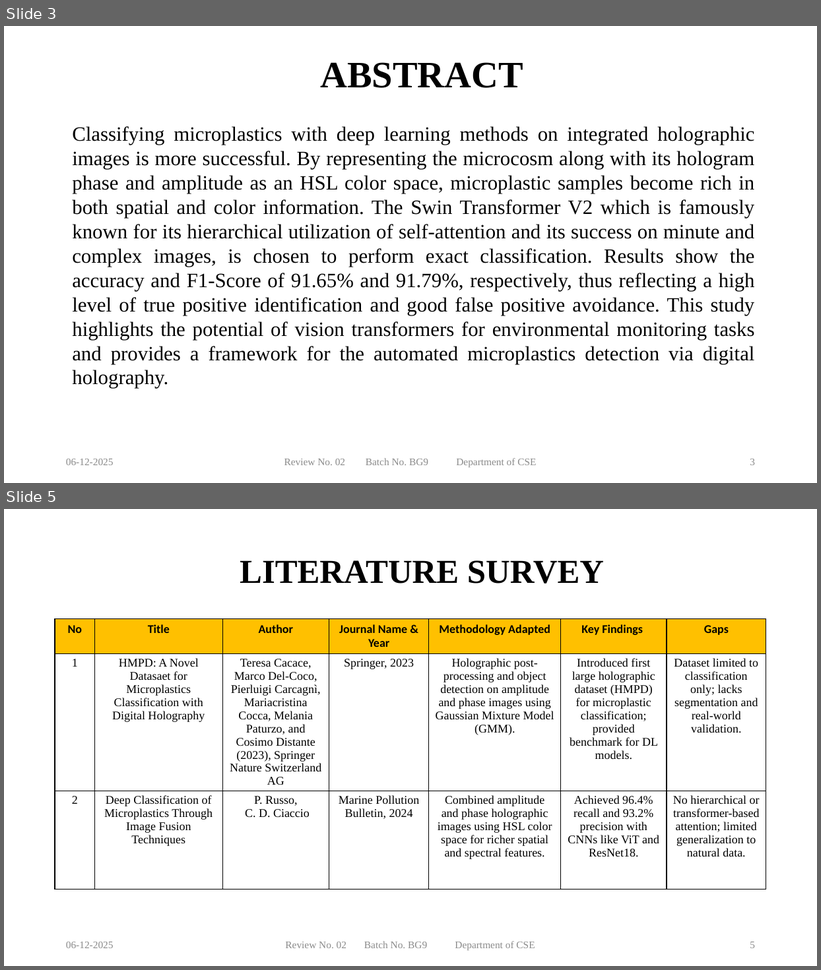
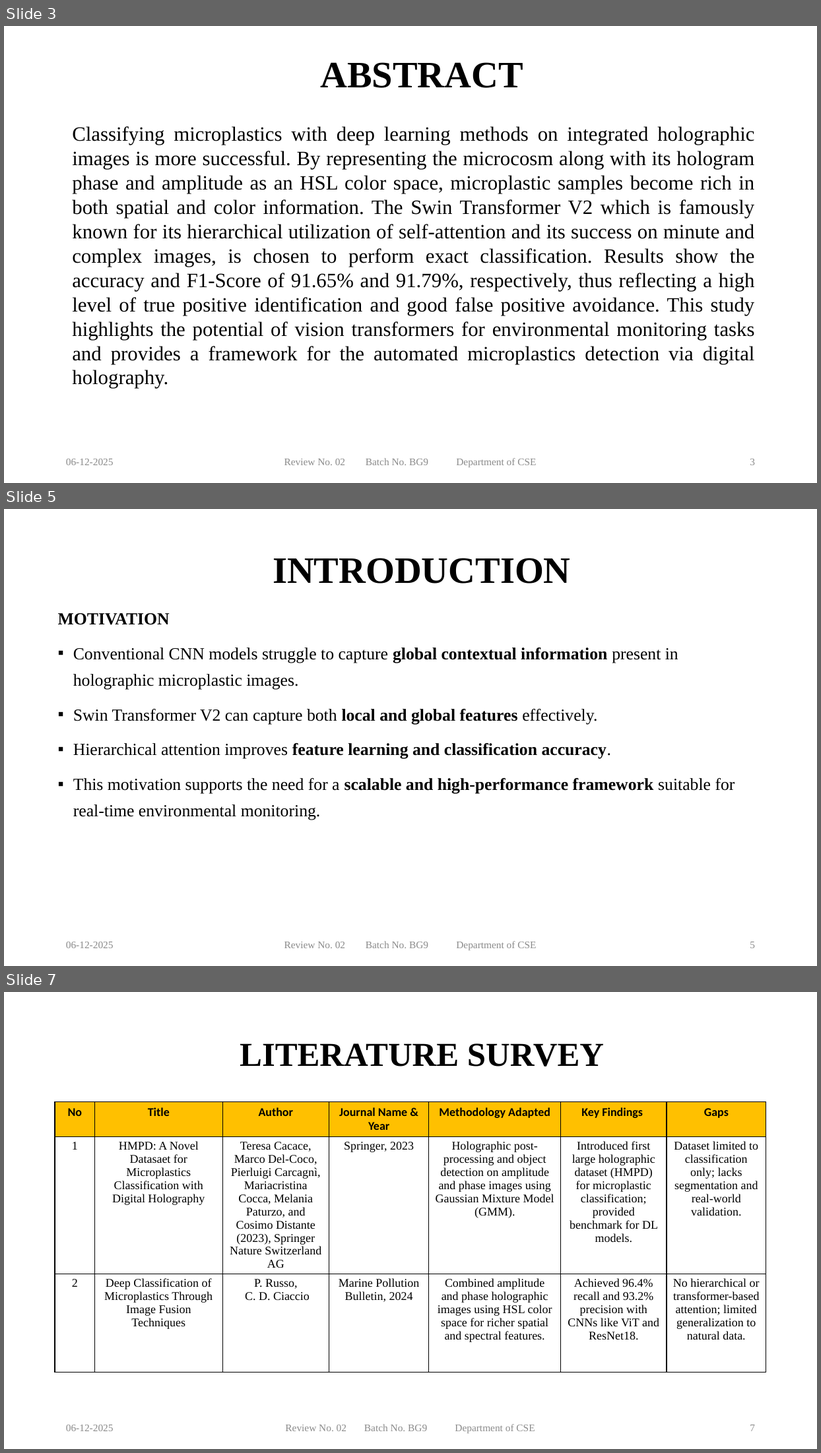
Before and after one commit to NEC-CSE-Projects-2022/BG9, a slide deck: Documents/BG9_PPT.pptx. Shown one above the other, each under a label of ours: slides 3 and 5 before the commit, slides 3, 5 and 7 after it; the slides between them are not shown. The pictures are 821x970 and 821x1453 pixels, drawn with LibreOffice and Linux fonts; fonts in the diff are those of the drawing; background and template pictures are left out. Boxes give left, top, right and bottom in pixels: in the first picture for what was removed or moved away, otherwise in the second. Text is boxed around its words. In the diff, an @@ line names an element or a change of style, - is before the commit and + after.

```diff
--- a/Documents/BG9_PPT.pptx
+++ b/Documents/BG9_PPT.pptx
@@ slide 5 added at [4,509,817,966], background #FFFFFF @@
@@ title added at [273,558,570,584], 44 pt, text #000000, bold @@
+INTRODUCTION
@@ text added at [58,613,735,821], 20 pt, text #000000 @@
+MOTIVATION
+▪ Conventional CNN models struggle to capture global contextual information present in holographic microplastic images.
+▪ Swin Transformer V2 can capture both local and global features effectively.
+▪ Hierarchical attention improves feature learning and classification accuracy.
+▪ This motivation supports the need for a scalable and high-performance framework suitable for real-time environmental monitoring.
@@ text added at [66,942,114,949], 12 pt, text #8C8C8C @@
+06-12-2025
@@ text added at [284,941,536,951], 12 pt, text #8C8C8C @@
+Review No. 02 Batch No. BG9 Department of CSE
@@ page number added at [750,942,755,949], 12 pt, text #8C8C8C @@
+5
@@ what was slide 5 is now slide 7 @@
@@ page number at [750,1425,755,1432]: text changed @@
-5
+7
```
Also in this commit, not shown: 7 slides changed, 7 other slides added, 1 other file.
